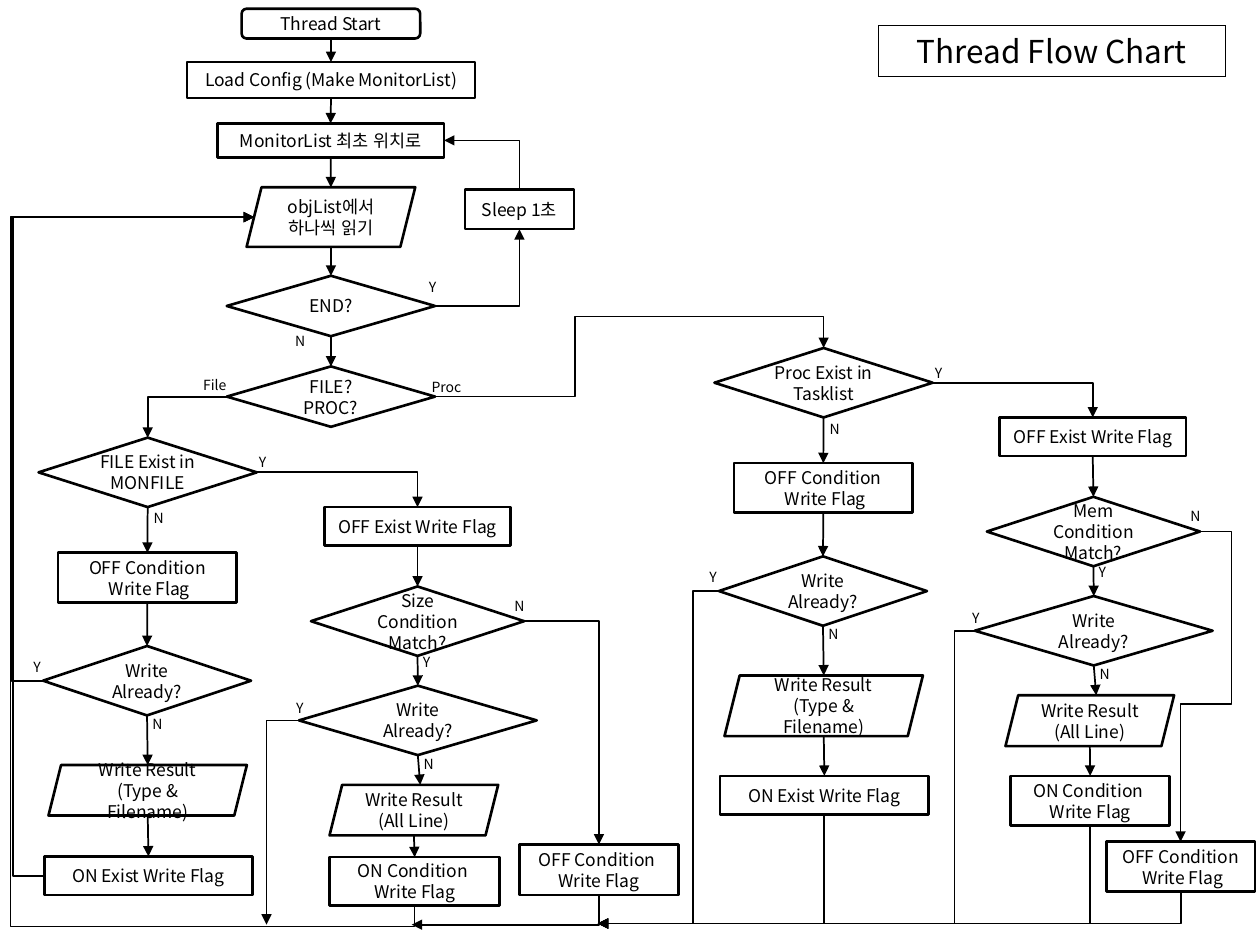
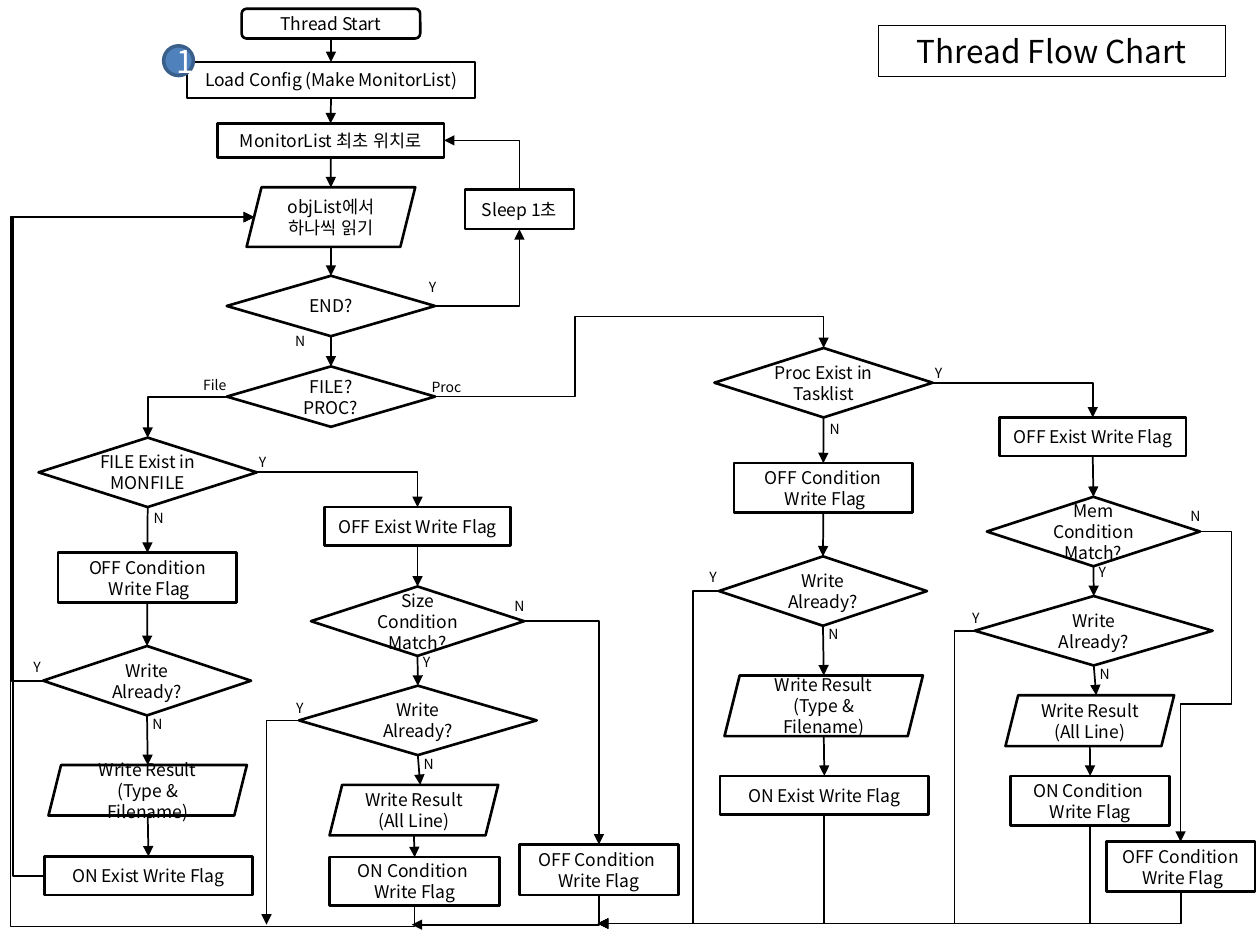
Before and after one commit to ambidext/CS_ConsoleGit, a slide deck: slide 3 of Monitoring/Flowchart.pptx. Drawn at 1260x945 pixels with LibreOffice and Linux fonts; fonts in the diff are those of the drawing. Boxes give left, top, right and bottom in pixels: in the first picture for what was removed or moved away, otherwise in the second. Text is boxed around its words. In the diff, an @@ line names an element or a change of style, - is before the commit and + after.

```diff
--- a/Monitoring/Flowchart.pptx
+++ b/Monitoring/Flowchart.pptx
@@ ellipse added at bbox=[164, 45, 194, 76], fill #4F81BD, outline #3A5F8C 2 pt, 18 pt, text #FFFFFF @@
+1
```
Also in this commit, not shown: 1 other slide changed, 2 slides added, 1 other file.
